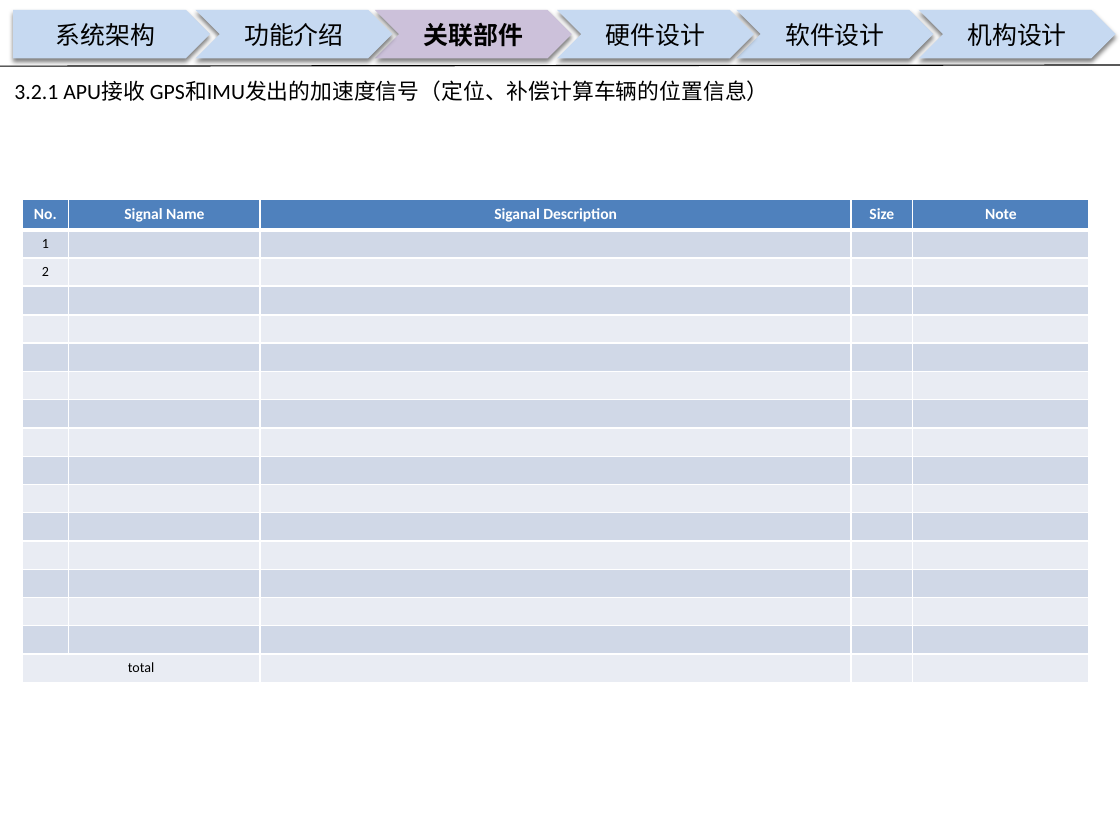
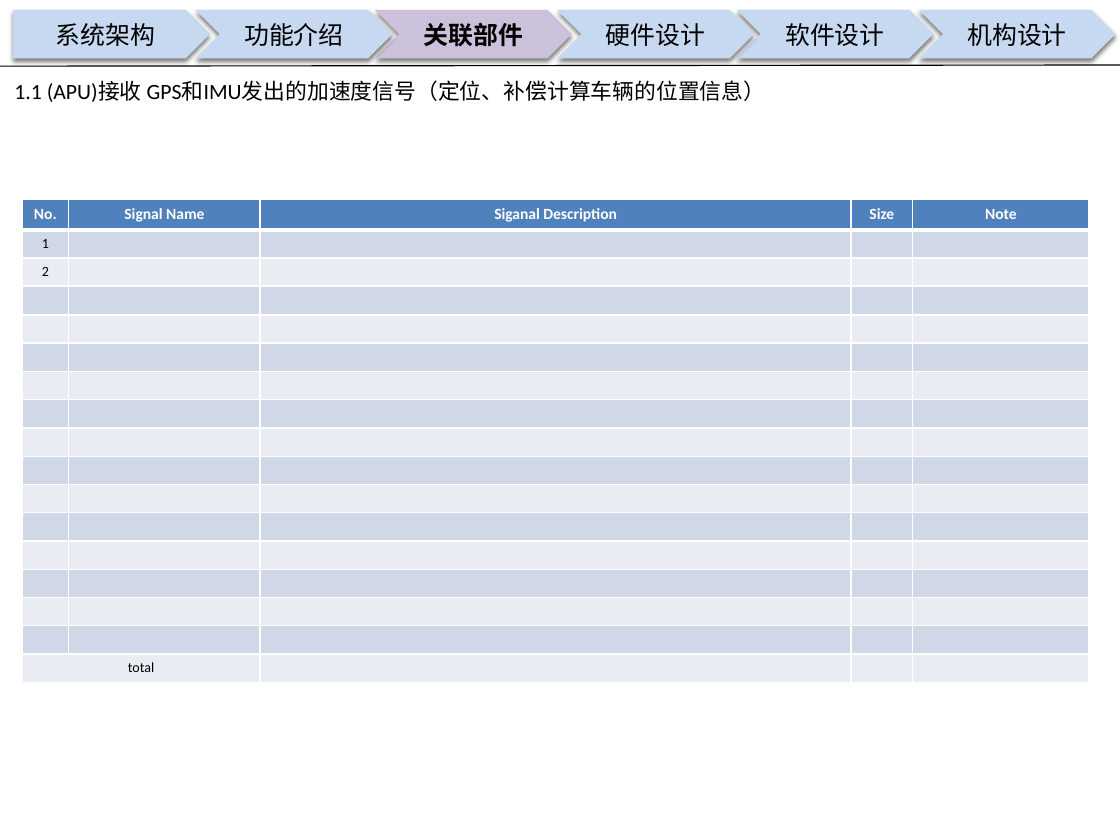
Before and after one commit to guruquan887/VAD01, a slide deck: slide 8 of 01需求分析/docs/specs/00APU设计构想书-VAD01-20180126.pptx. Drawn at 1120x840 pixels with LibreOffice and Linux fonts; fonts in the diff are those of the drawing; background and template pictures are left out. Boxes give left, top, right and bottom in pixels: in the first picture for what was removed or moved away, otherwise in the second. Text is boxed around its words. In the diff, an @@ line names an element or a change of style, - is before the commit and + after.

```diff
--- a/01需求分析/docs/specs/00APU设计构想书-VAD01-20180126.pptx
+++ b/01需求分析/docs/specs/00APU设计构想书-VAD01-20180126.pptx
@@ text at (14, 81, 766, 102): text changed @@
-3.2.1 APU接收 GPS和IMU发出的加速度信号（定位、补偿计算车辆的位置信息）
+1.1 (APU)接收 GPS和IMU发出的加速度信号（定位、补偿计算车辆的位置信息）
```
Also in this commit, not shown: 9 other slides changed, 3 slides added, 1 other file.
